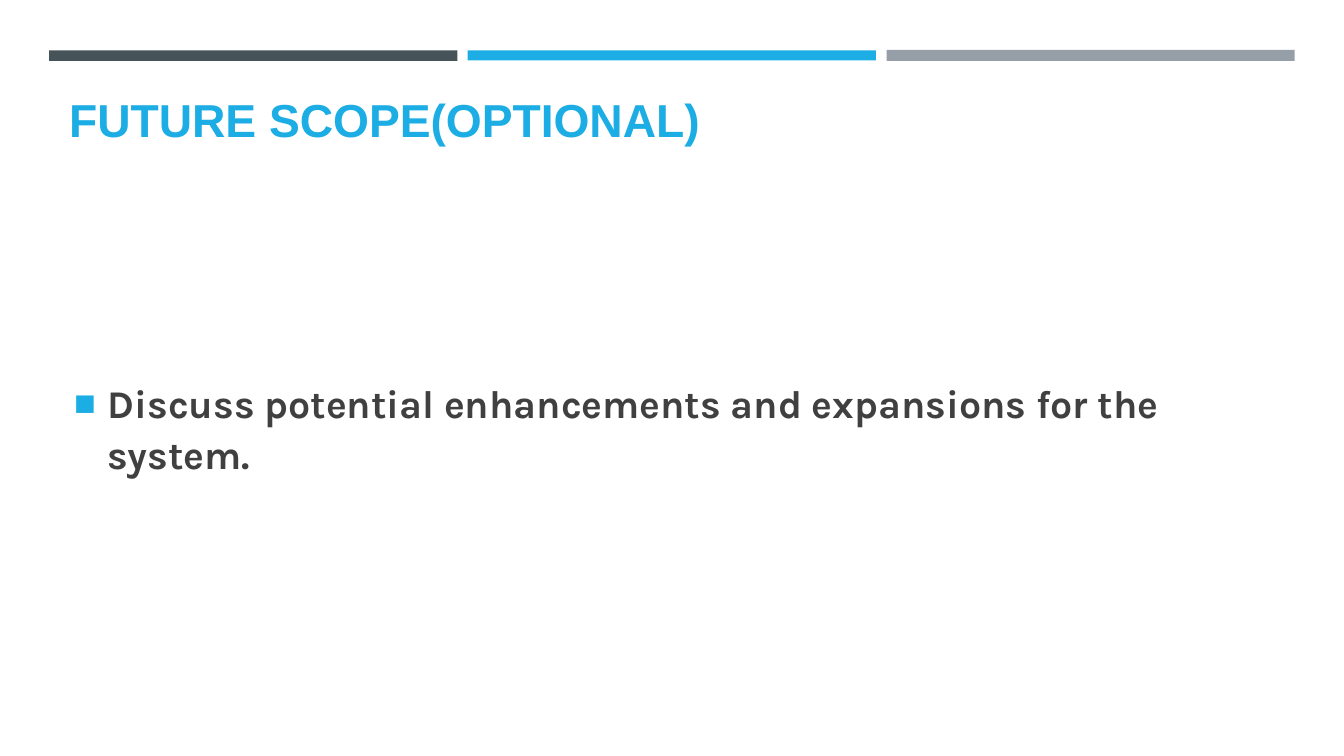
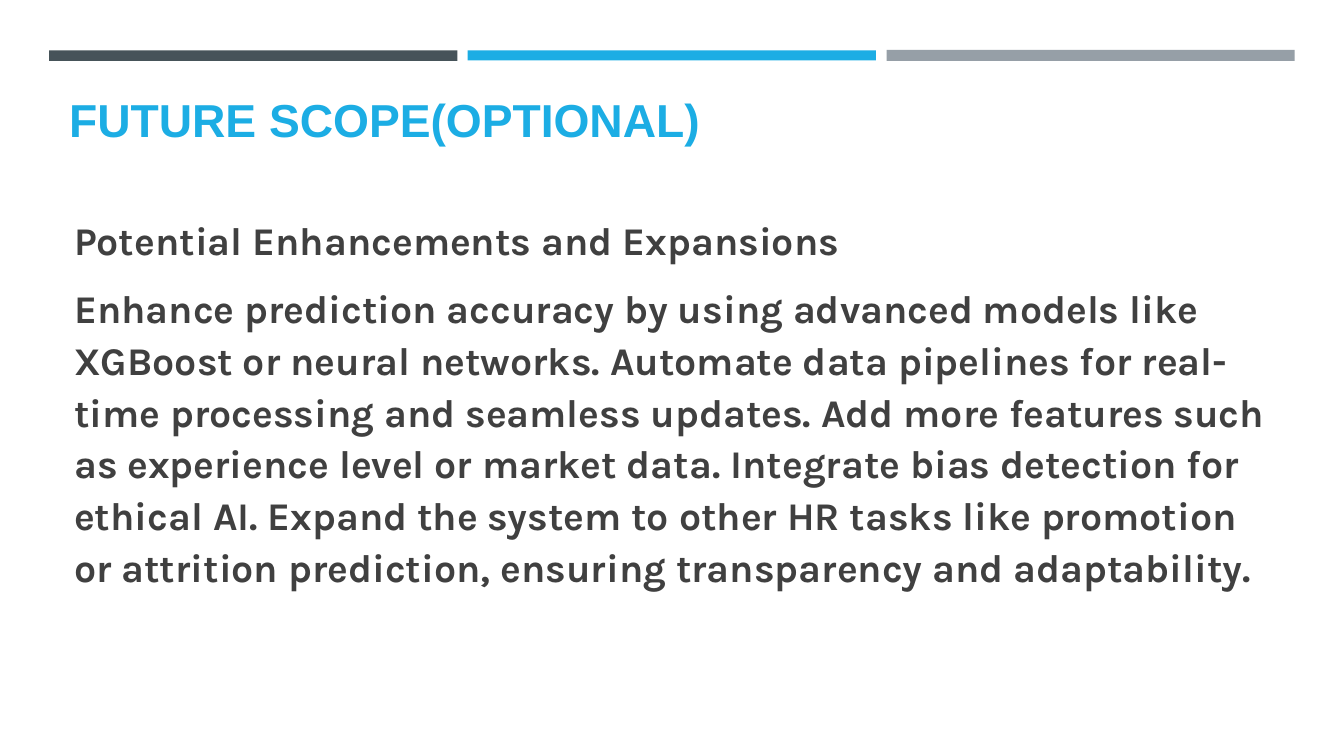
Before and after one commit to AbhisekDas01/Employee-Salary-Prediction-App, a slide deck: slide 19 of Project template.pptx. Drawn at 1344x756 pixels with LibreOffice and Linux fonts; fonts in the diff are those of the drawing; background and template pictures are left out. Boxes give left, top, right and bottom in pixels: in the first picture for what was removed or moved away, otherwise in the second. Text is boxed around its words. In the diff, an @@ line names an element or a change of style, - is before the commit and + after.

```diff
--- a/Project template.pptx
+++ b/Project template.pptx
@@ text at (74, 227, 1264, 592): text changed @@
-■ Discuss potential enhancements and expansions for the system.
+Potential Enhancements and Expansions
+Enhance prediction accuracy by using advanced models like XGBoost or neural networks. Automate data pipelines for real-time processing and seamless updates. Add more features such as experience level or market data. Integrate bias detection for ethical AI. Expand the system to other HR tasks like promotion or attrition prediction, ensuring transparency and adaptability.
```
Also in this commit, not shown: 6 other slides changed.
